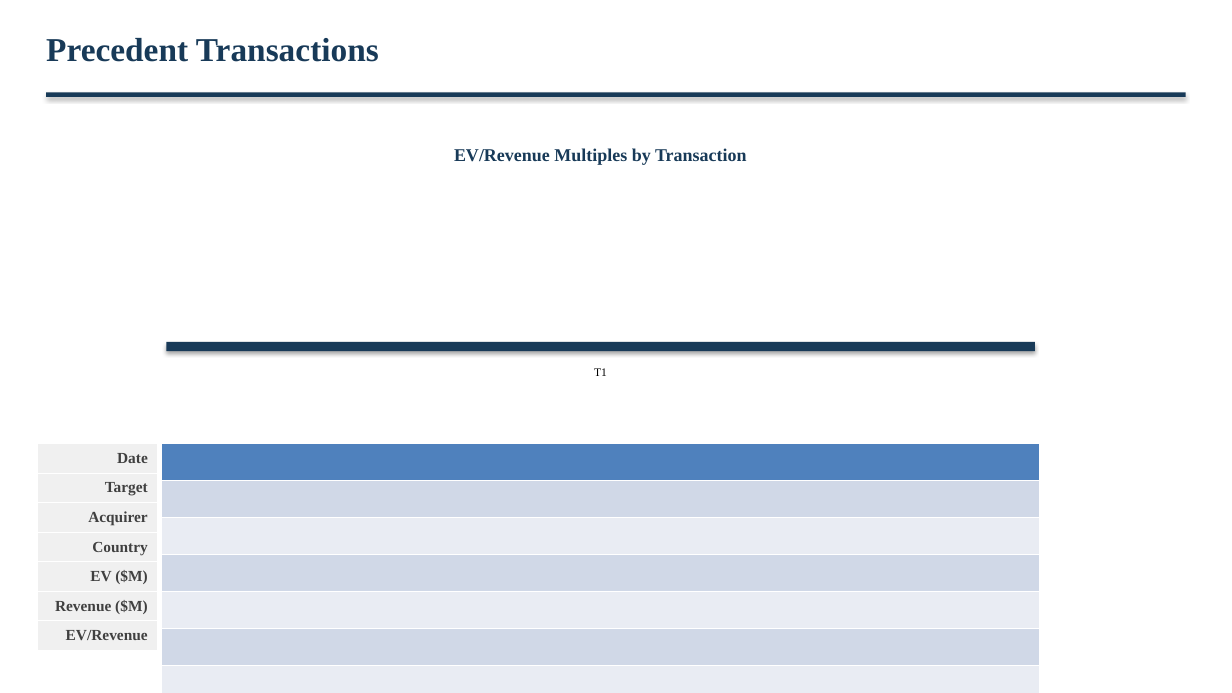
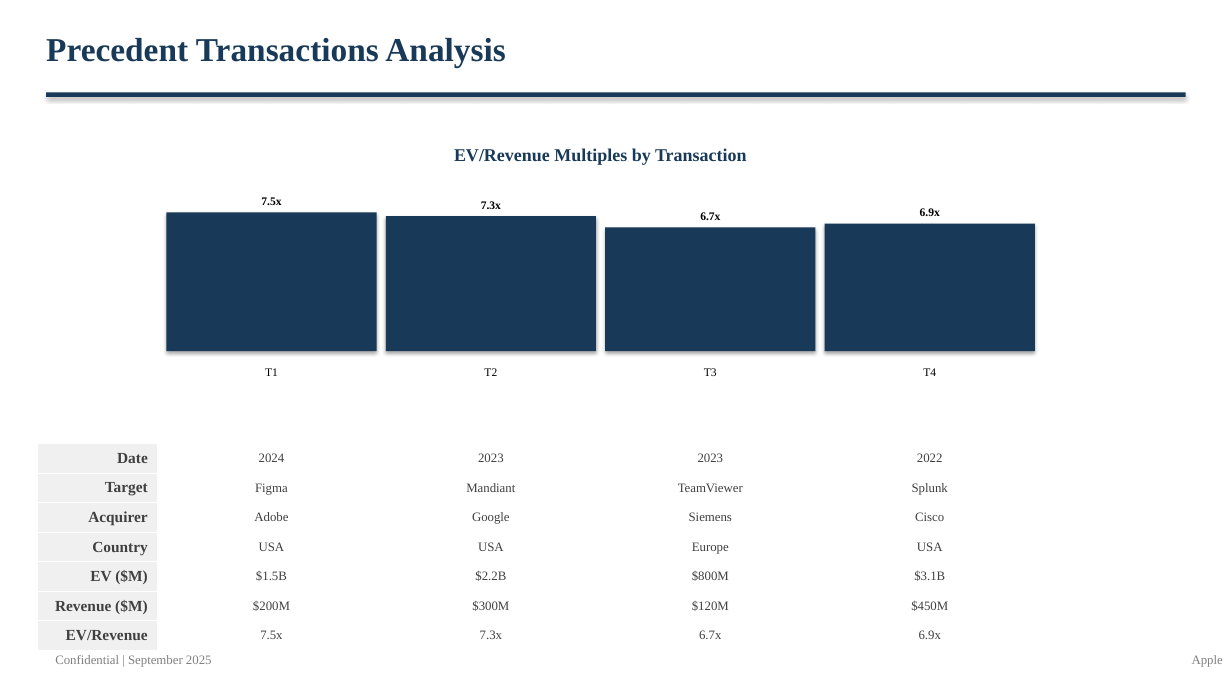
Before and after one commit to alinvb/slide_generator, a slide deck: slide 7 of output_presentation.pptx. Drawn at 1232x693 pixels with LibreOffice and Linux fonts; fonts in the diff are those of the drawing. Boxes give left, top, right and bottom in pixels: in the first picture for what was removed or moved away, otherwise in the second. Text is boxed around its words. In the diff, an @@ line names an element or a change of style, - is before the commit and + after.

```diff
--- a/output_presentation.pptx
+++ b/output_presentation.pptx
@@ text at [46, 38, 505, 67]: text changed @@
-Precedent Transactions
+Precedent Transactions Analysis
@@ text added at [261, 197, 281, 205], 9 pt, text #000000, bold @@
+7.5x
@@ text added at [481, 201, 501, 209], 9 pt, text #000000, bold @@
+7.3x
@@ text added at [920, 208, 940, 216], 9 pt, text #000000, bold @@
+6.9x
@@ rectangle added at [166, 213, 376, 351], fill #183A58 @@
@@ rectangle added at [385, 216, 595, 351], fill #183A58 @@
@@ rectangle added at [605, 227, 815, 351], fill #183A58 @@
@@ text added at [700, 212, 720, 220], 9 pt, text #000000, bold @@
+6.7x
@@ rectangle added at [825, 224, 1035, 351], fill #183A58 @@
@@ rectangle removed at [166, 342, 1035, 351] @@
@@ text "T1": place and size @@
-text "T1" at [594, 368, 607, 376]
+text "T1" at [265, 368, 278, 376]
@@ text added at [484, 368, 497, 376], 9 pt, text #000000 @@
+T2
@@ text added at [704, 368, 717, 376], 9 pt, text #000000 @@
+T3
@@ text added at [923, 368, 936, 376], 9 pt, text #000000 @@
+T4
@@ table removed at [162, 444, 1040, 651], 7 rows, 1 columns @@
-
-
-
-
-
-
-
@@ table added at [162, 444, 1042, 651], 7 rows, 4 columns @@
+2024 | 2023 | 2023 | 2022
+Figma | Mandiant | TeamViewer | Splunk
+Adobe | Google | Siemens | Cisco
+USA | USA | Europe | USA
+$1.5B | $2.2B | $800M | $3.1B
+$200M | $300M | $120M | $450M
+7.5x | 7.3x | 6.7x | 6.9x
@@ text added at [55, 655, 212, 667], 10 pt, text #808080 @@
+Confidential | September 2025
@@ text added at [1192, 655, 1223, 667], 10 pt, text #808080 @@
+Apple
```
Also in this commit, not shown: 9 other slides changed, 4 slides added, 8 slides removed, 13 other files.
